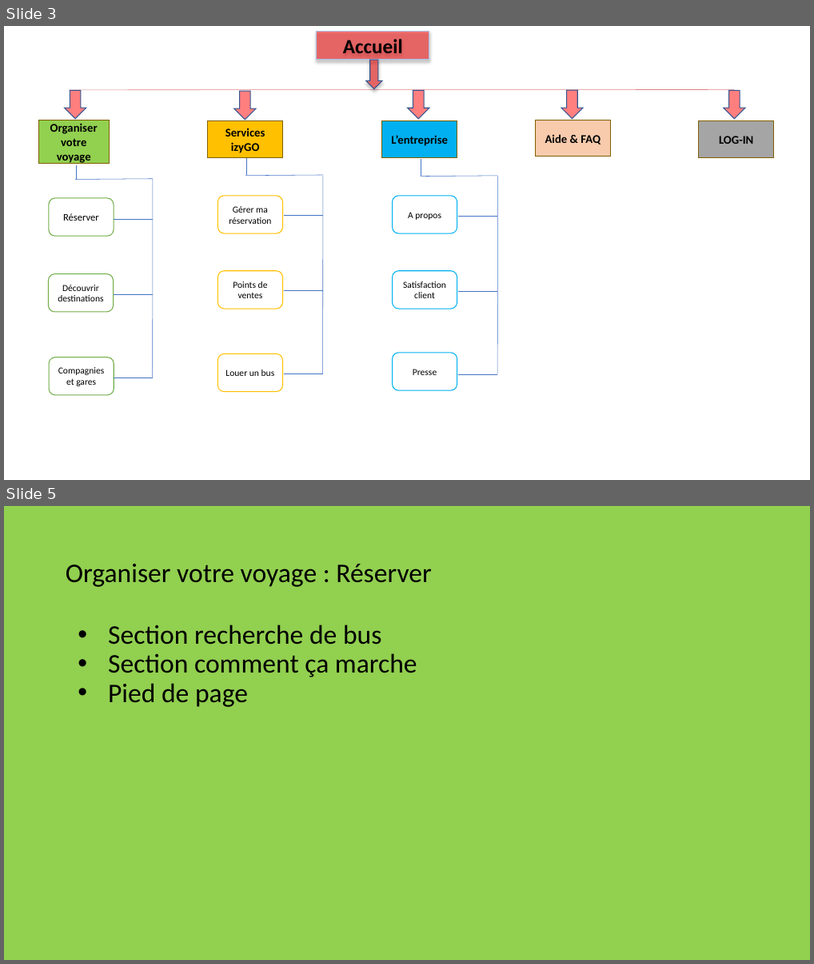
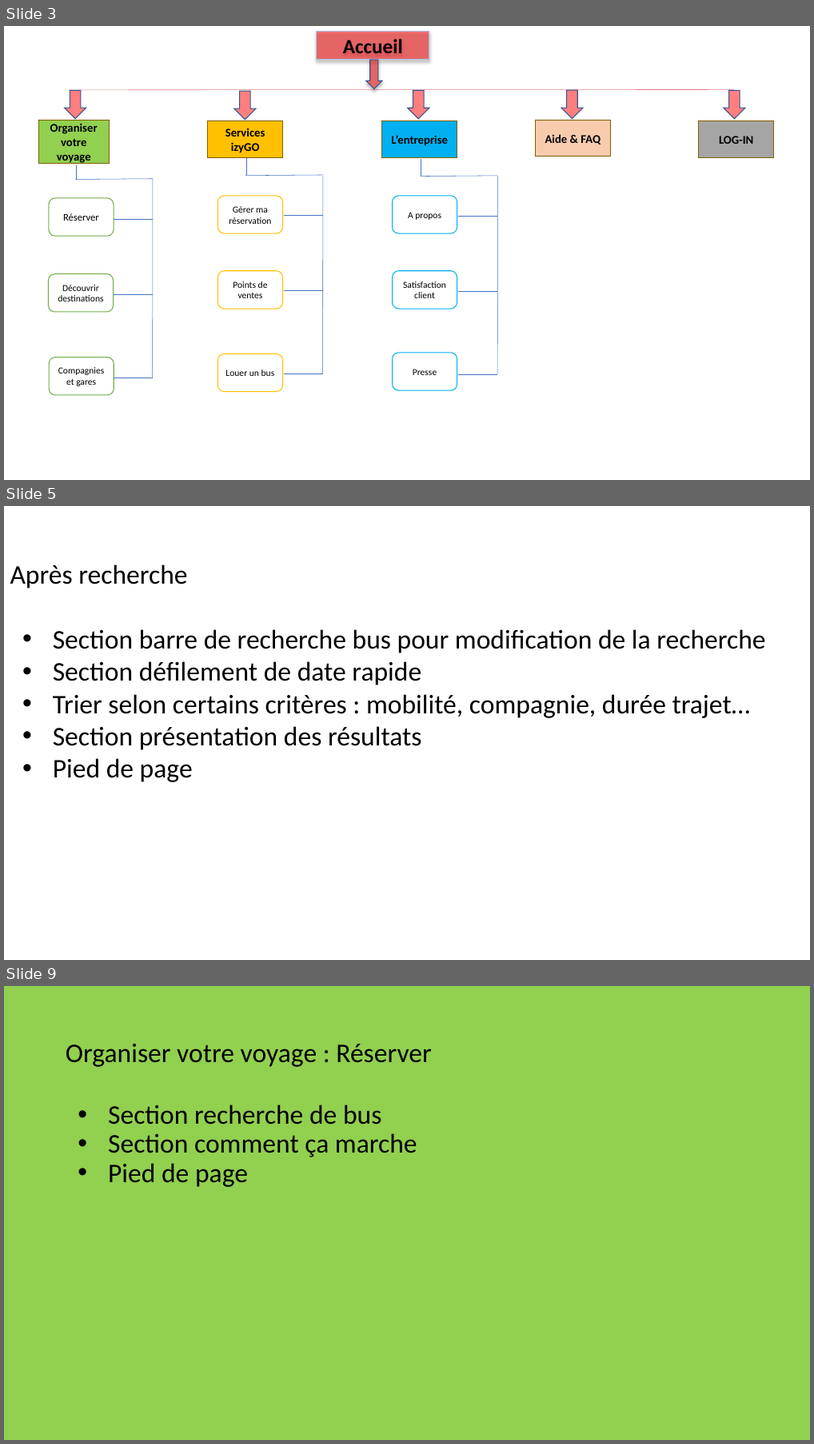
Before and after one commit to Traore-Yao/flash-go-Docs-repo-, a slide deck: maquettes/plan du site.pptx. Shown one above the other, each under a label of ours: slides 3 and 5 before the commit, slides 3, 5 and 9 after it; the slides between them are not shown. The pictures are 814x964 and 814x1444 pixels, drawn with LibreOffice and Linux fonts; fonts in the diff are those of the drawing. Boxes give left, top, right and bottom in pixels: in the first picture for what was removed or moved away, otherwise in the second. Text is boxed around its words. In the diff, an @@ line names an element or a change of style, - is before the commit and + after.

```diff
--- a/maquettes/plan du site.pptx
+++ b/maquettes/plan du site.pptx
@@ slide 5 added at [4, 506, 810, 960], background #FFFFFF at 50% opacity @@
@@ title added at [10, 564, 187, 588], 32 pt, text #000000 @@
+Après recherche
@@ text added at [53, 629, 766, 782], 32 pt, text #000000 @@
+• Section barre de recherche bus pour modification de la recherche
+• Section défilement de date rapide
+• Trier selon certains critères : mobilité, compagnie, durée trajet…
+• Section présentation des résultats
+• Pied de page
@@ what was slide 5 is now slide 9 @@
```
Also in this commit, not shown: 4 slides changed, 3 other slides added.
